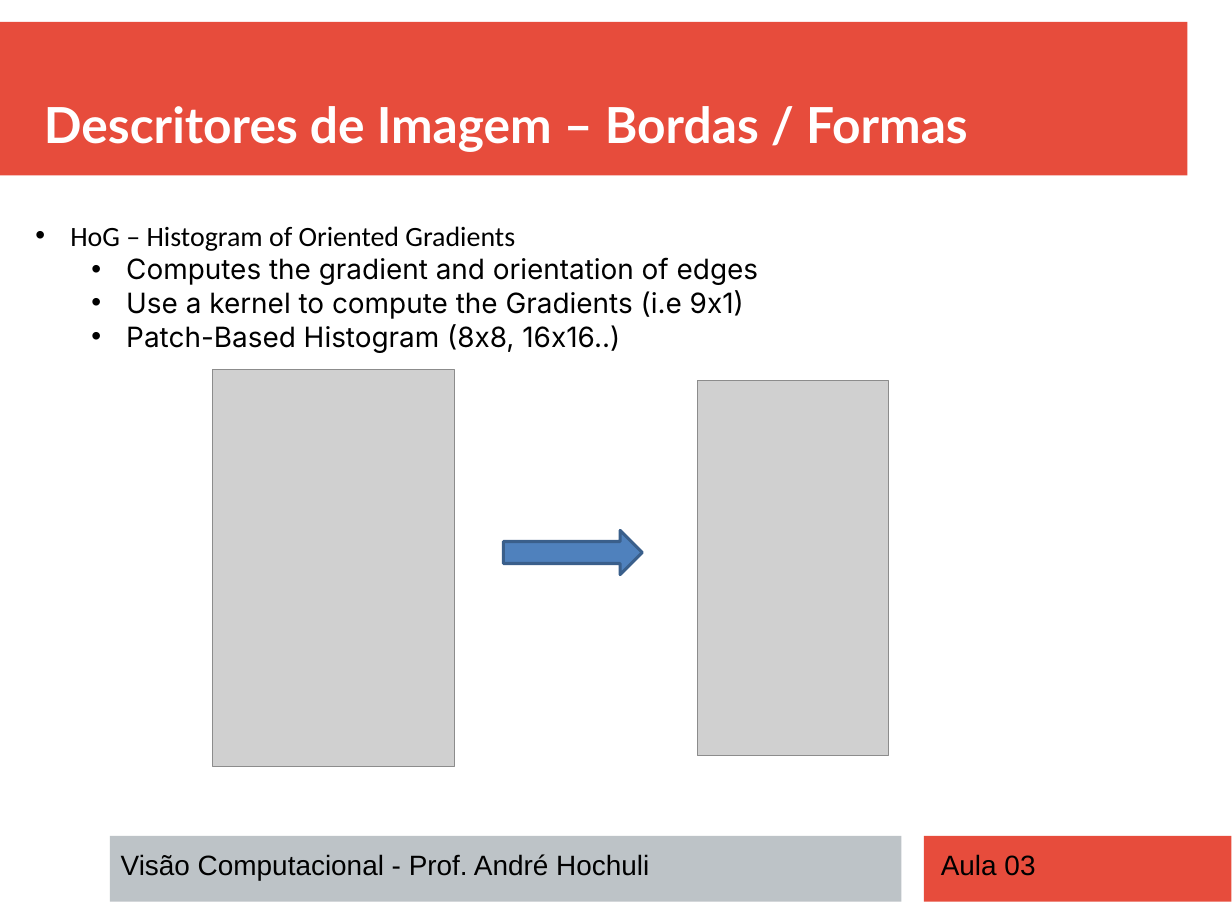
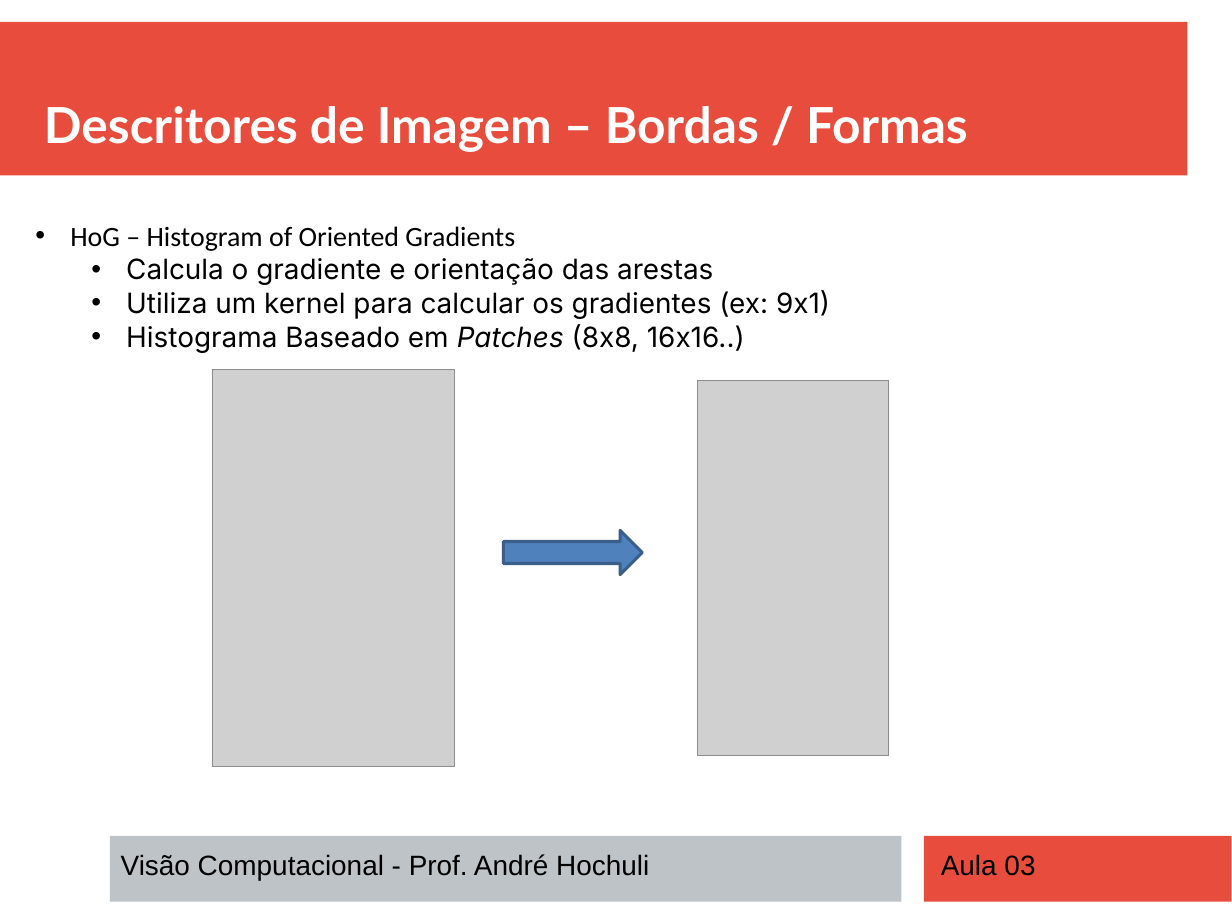
Before and after one commit to andrehochuli/teaching, a slide deck: slide 21 of Visão Computacional/Aula 03 - Descritores/Aula 03 - Descritores.pptx. Drawn at 1232x924 pixels with LibreOffice and Linux fonts; fonts in the diff are those of the drawing; grey boxes stand for pictures. Boxes give left, top, right and bottom in pixels: in the first picture for what was removed or moved away, otherwise in the second. Text is boxed around its words. In the diff, an @@ line names an element or a change of style, - is before the commit and + after.

```diff
--- a/Visão Computacional/Aula 03 - Descritores/Aula 03 - Descritores.pptx
+++ b/Visão Computacional/Aula 03 - Descritores/Aula 03 - Descritores.pptx
@@ text at [126,258,830,353]: text changed @@
-  • Computes the gradient and orientation of edges
-  • Use a kernel to compute the Gradients (i.e 9x1)
-  • Patch-Based Histogram (8x8, 16x16..)
+  • Calcula o gradiente e orientação das arestas
+  • Utiliza um kernel para calcular os gradientes (ex: 9x1)
+  • Histograma Baseado em Patches (8x8, 16x16..)
```
Also in this commit, not shown: 4 other slides changed, 3 other files.
